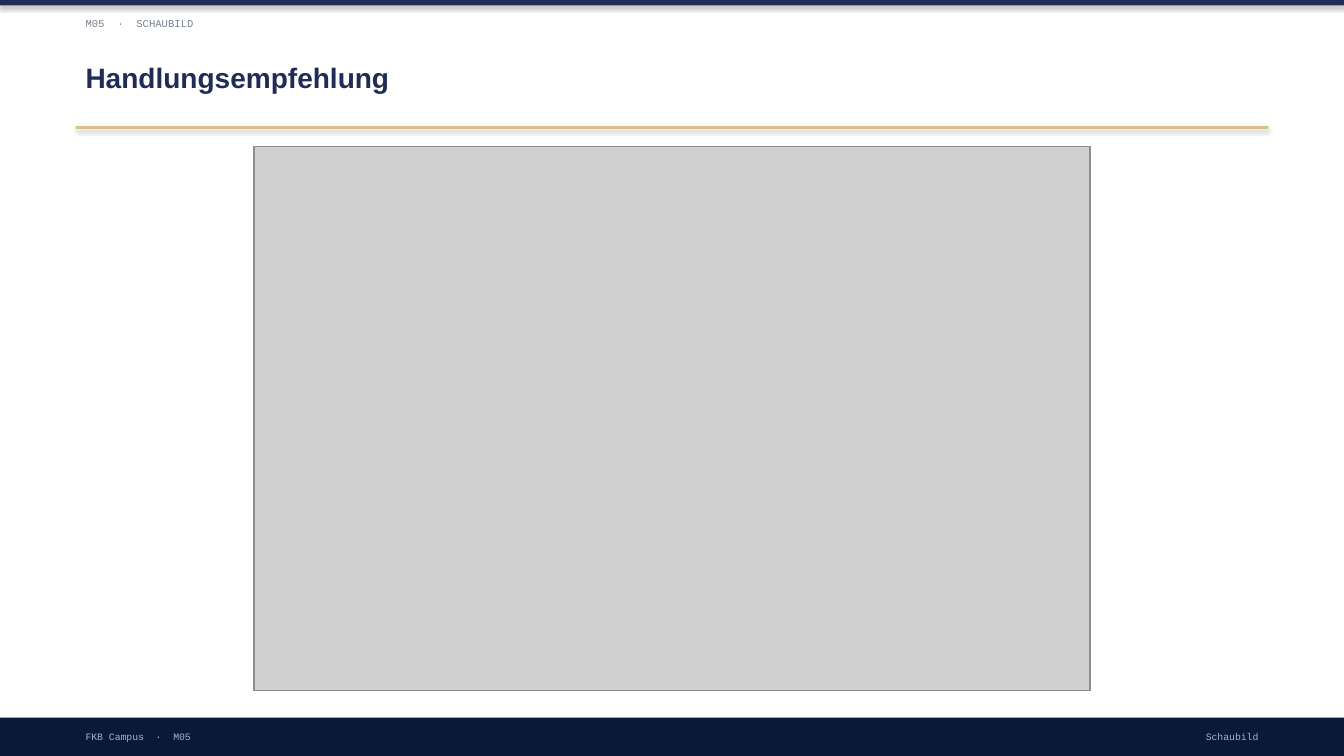
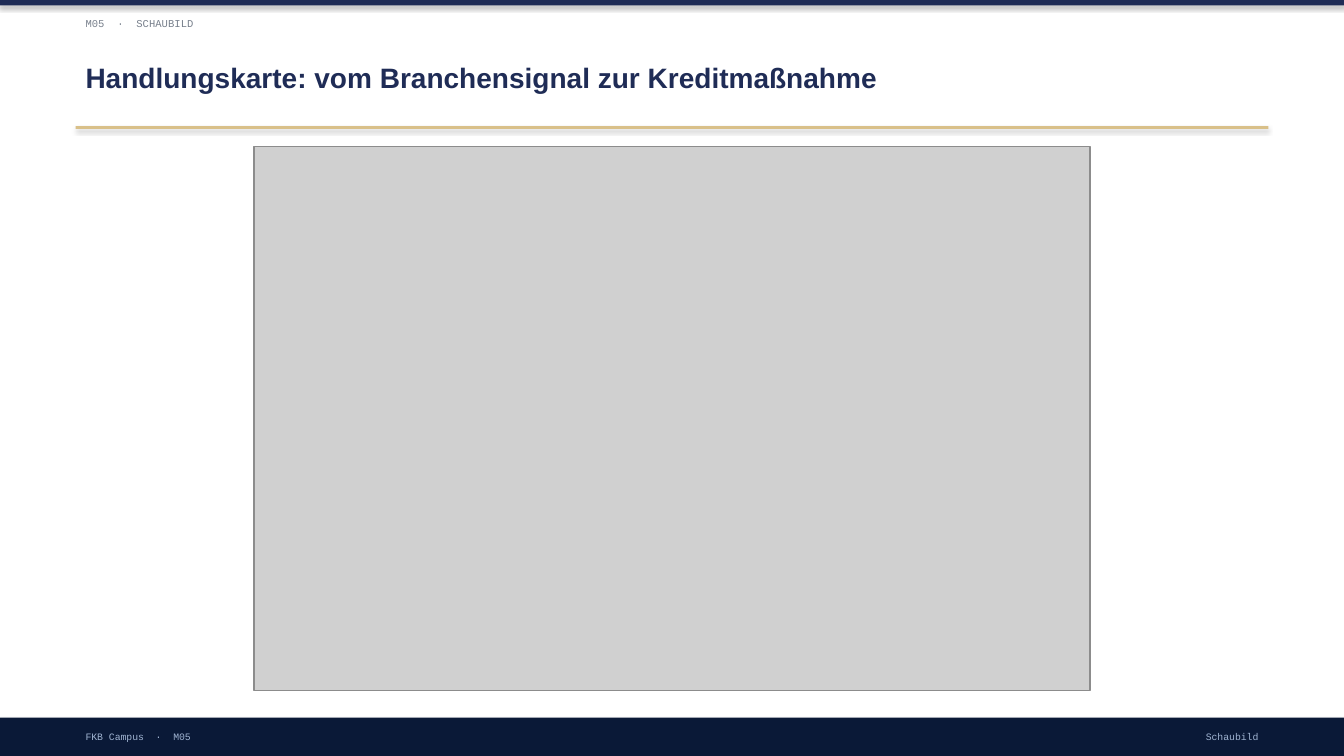
Before and after one commit to ck5rqc47pr-byte/firmenkundenakademie-online, a slide deck: slide 18 of protected-downloads/praesentation/M05.pptx (slide 10 before the commit). Drawn at 1344x756 pixels with LibreOffice and Linux fonts; fonts in the diff are those of the drawing; grey boxes stand for pictures. Boxes give left, top, right and bottom in pixels: in the first picture for what was removed or moved away, otherwise in the second. Text is boxed around its words. In the diff, an @@ line names an element or a change of style, - is before the commit and + after.

```diff
--- a/protected-downloads/praesentation/M05.pptx
+++ b/protected-downloads/praesentation/M05.pptx
@@ text at (86, 67, 877, 93): text changed @@
-Handlungsempfehlung
+Handlungskarte: vom Branchensignal zur Kreditmaßnahme
```
Also in this commit, not shown: 4 other slides changed, 17 slides added, 7 slides removed, 1 other file.
